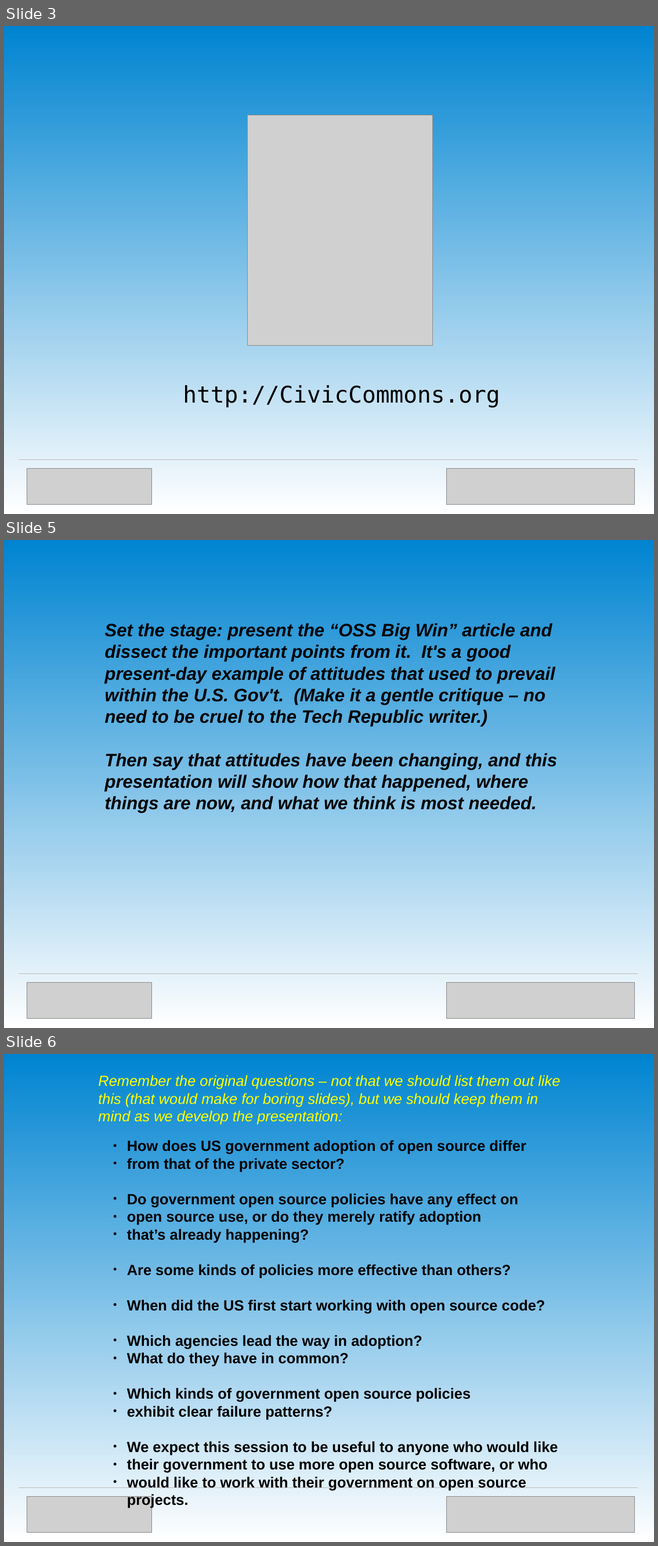
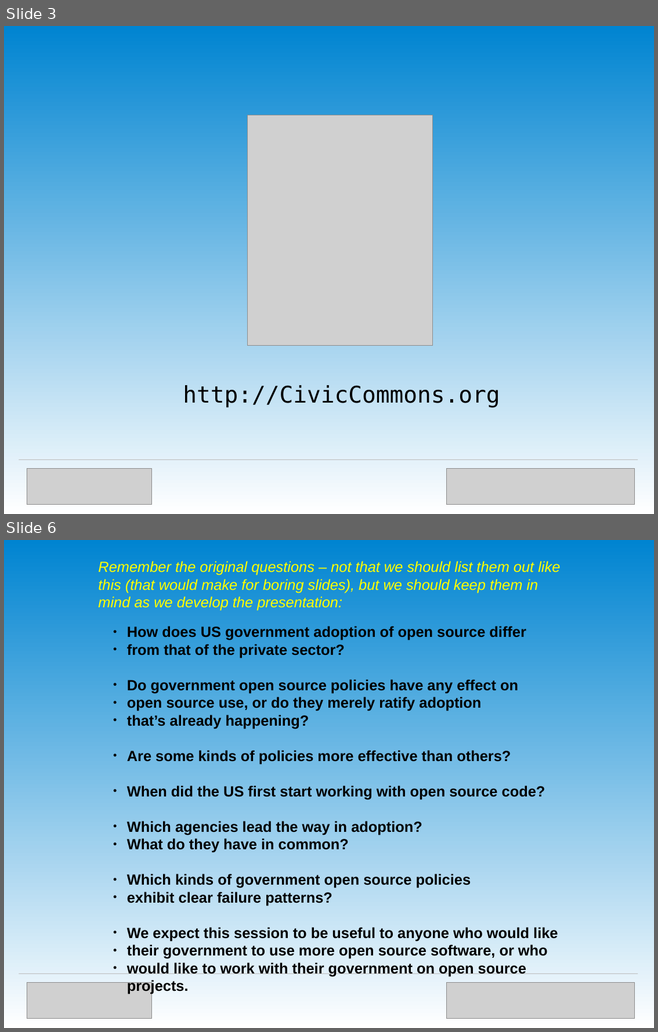
Before and after one commit to OpenTechStrategies/timelines, a slide deck: us-govt-open-source.odp. Shown one above the other, each under a label of ours: slides 3, 5 and 6 before the commit, slides 3 and 6 after it; the slides between them are not shown. The pictures are 658x1546 and 658x1032 pixels, drawn with LibreOffice and Linux fonts; fonts in the diff are those of the drawing; grey boxes stand for pictures. Boxes give left, top, right and bottom in pixels: in the first picture for what was removed or moved away, otherwise in the second. Text is boxed around its words. In the diff, an @@ line names an element or a change of style, - is before the commit and + after.

Commit message:
Progress on slides.

```diff
--- a/us-govt-open-source.odp
+++ b/us-govt-open-source.odp
@@ slide 5 removed at (4, 540, 654, 1028), background gradient #0084D1 to #FFFFFF @@
@@ text removed at (105, 623, 557, 813) @@
-Set the stage: present the “OSS Big Win” article and dissect the important points from it. It's a good present-day example of attitudes that used to prevail within the U.S. Gov't. (Make it a gentle critique – no need to be cruel to the Tech Republic writer.)
-Then say that attitudes have been changing, and this presentation will show how that happened, where things are now, and what we think is most needed.
@@ line removed from (18, 973) to (638, 973) @@
@@ picture removed at (27, 982, 151, 1018) @@
@@ picture removed at (446, 982, 634, 1018) @@
```
Also in this commit, not shown: 6 slides changed, 15 slides added, 1 other slide removed.
